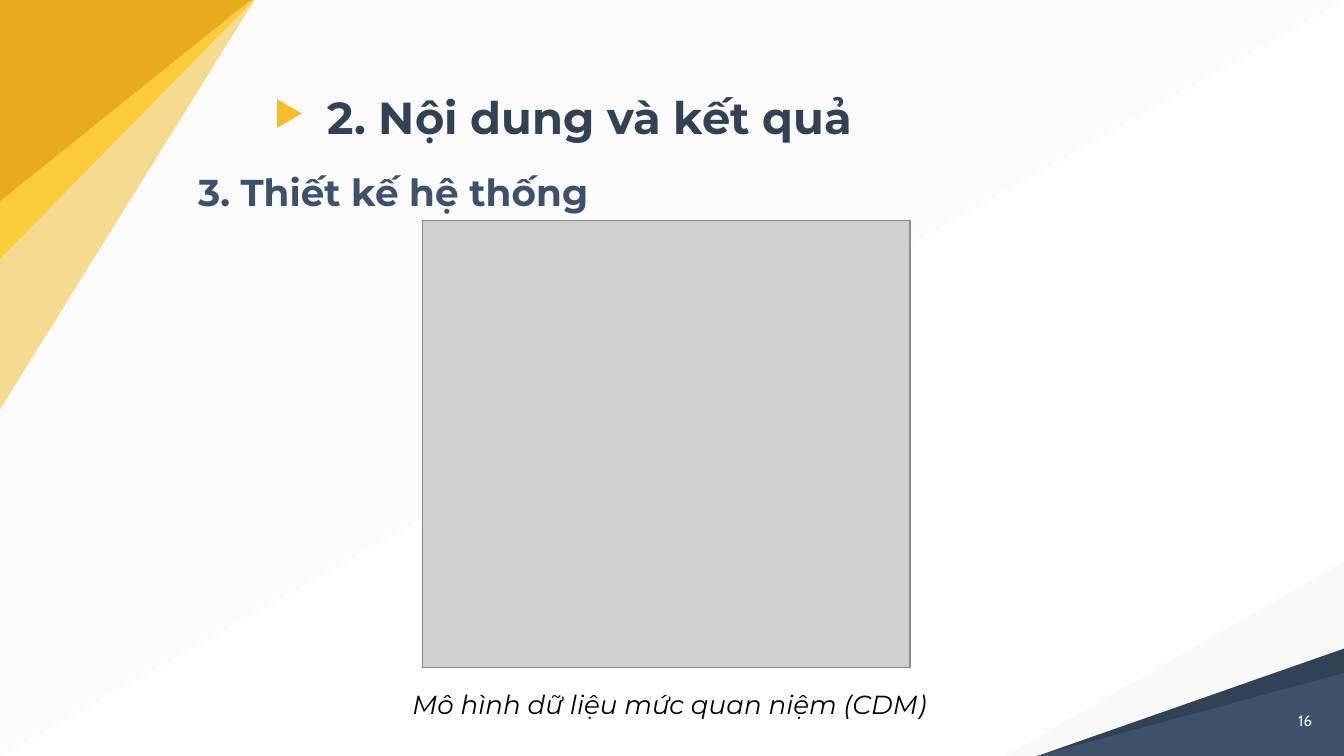
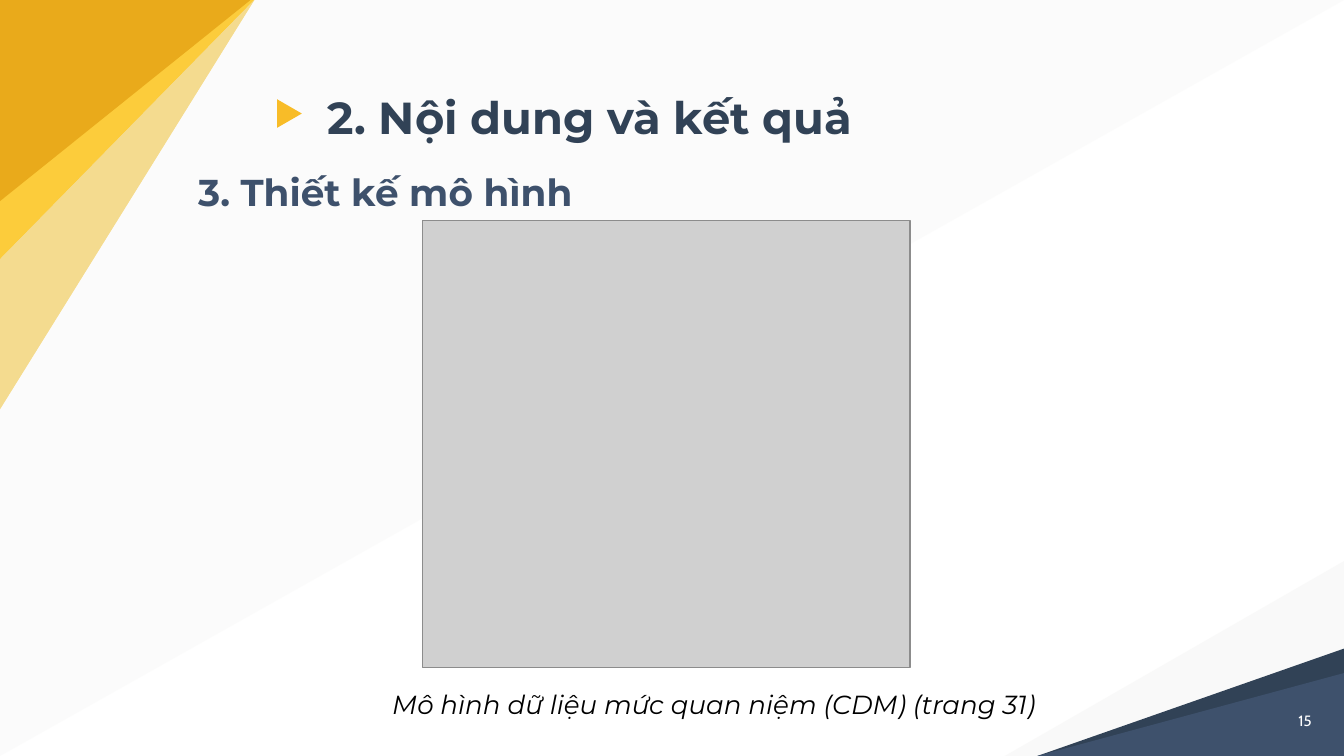
Before and after one commit to nghiale1/CongDongGiaSu, a slide deck: slide 15 of docs/thuyetTrinh_LeMinhNghia_B1605229.pptx (slide 16 before the commit). Drawn at 1344x756 pixels with LibreOffice and Linux fonts; fonts in the diff are those of the drawing; grey boxes stand for pictures. Boxes give left, top, right and bottom in pixels: in the first picture for what was removed or moved away, otherwise in the second. Text is boxed around its words. In the diff, an @@ line names an element or a change of style, - is before the commit and + after.

```diff
--- a/docs/thuyetTrinh_LeMinhNghia_B1605229.pptx
+++ b/docs/thuyetTrinh_LeMinhNghia_B1605229.pptx
@@ text at (198,175,573,207): text changed @@
-3. Thiết kế hệ thống
+3. Thiết kế mô hình
@@ text at (392,694,1036,720): text changed @@
-Mô hình dữ liệu mức quan niệm (CDM)
+Mô hình dữ liệu mức quan niệm (CDM) (trang 31)
@@ page number at (1298,715,1311,726): text changed @@
-16
+15
```
Also in this commit, not shown: 9 other slides changed, 1 slide removed, 2 other files.
